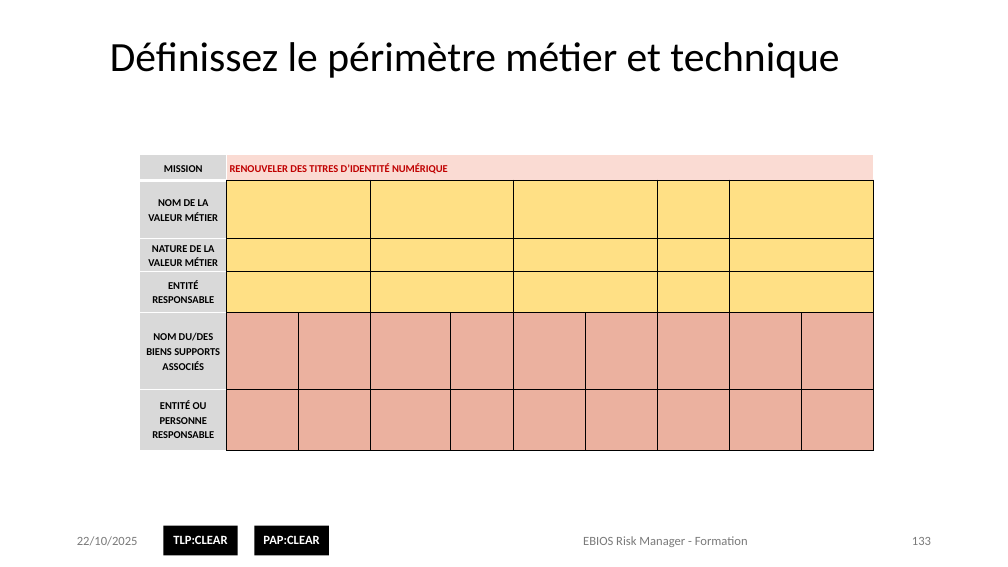
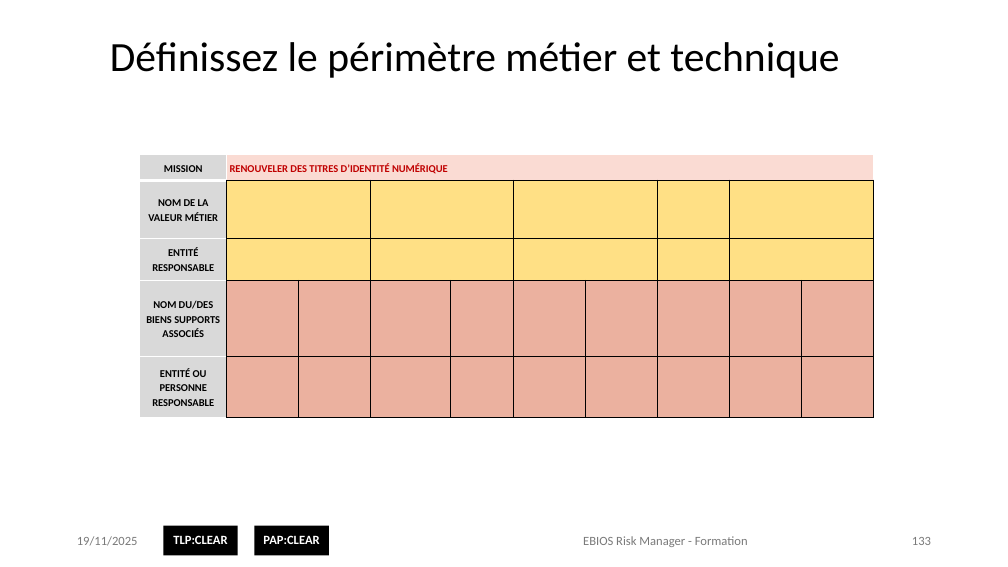
Before and after one commit to matthieu-grall/ebios_formation, a slide deck: slide 133 of EBIOS Risk Manager - Formation - Présentation.pptx. Drawn at 1008x567 pixels with LibreOffice and Linux fonts; fonts in the diff are those of the drawing; background and template pictures are left out. Boxes give left, top, right and bottom in pixels: in the first picture for what was removed or moved away, otherwise in the second. Text is boxed around its words. In the diff, an @@ line names an element or a change of style, - is before the commit and + after.

```diff
--- a/EBIOS Risk Manager - Formation - Présentation.pptx
+++ b/EBIOS Risk Manager - Formation - Présentation.pptx
@@ table at [140,155,873,418] @@
-row 3: NATURE DE LA VALEUR MÉTIER |  |  |  |  |  |  |  |  | 
@@ text at [77,536,138,546]: text changed @@
-22/10/2025
+19/11/2025
```
Also in this commit, not shown: 158 other slides changed, 5 other files.
